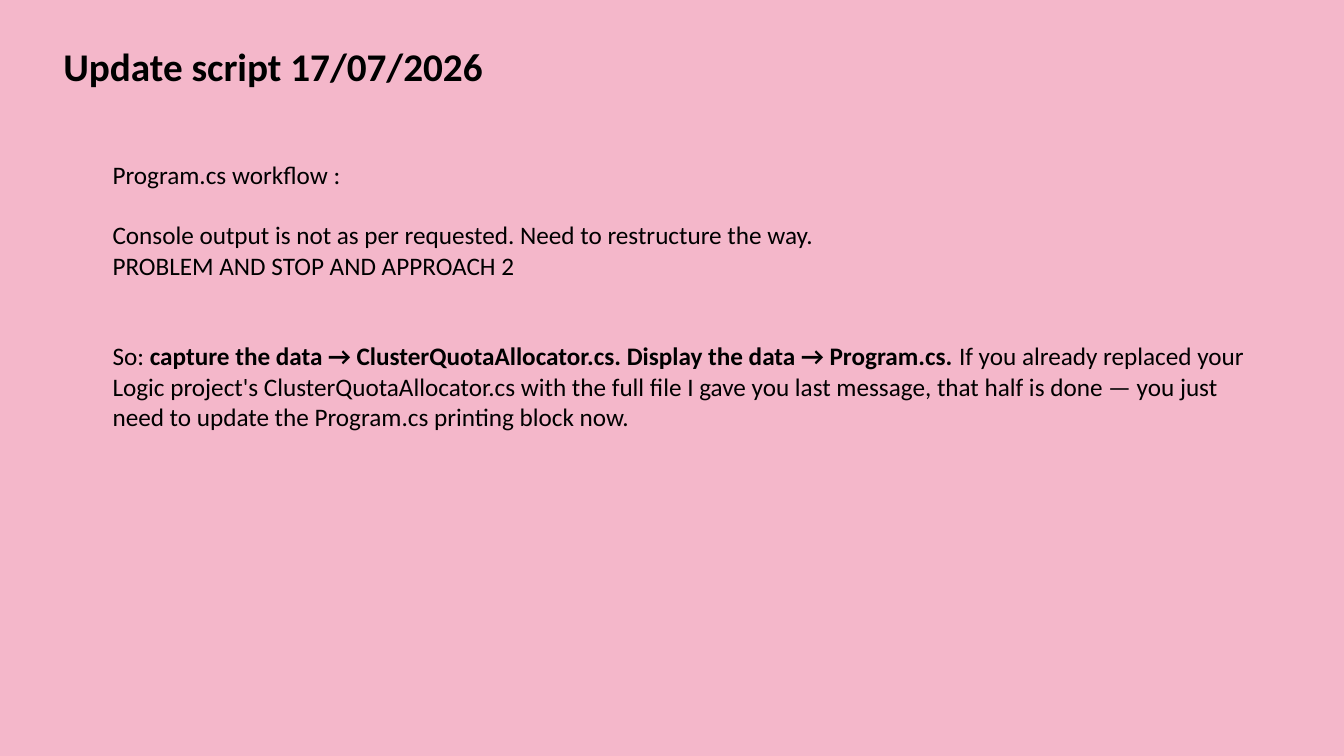
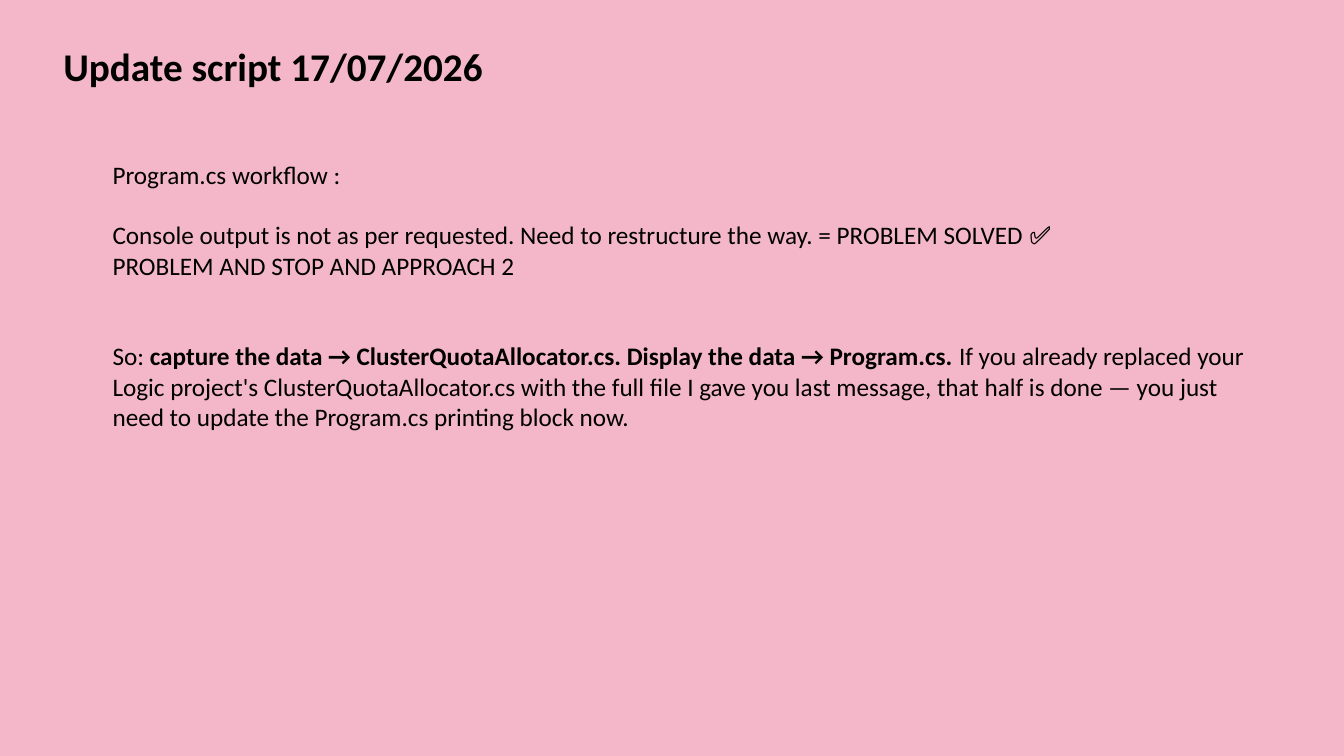
Before and after one commit to Syaziyah30/DeviceCluster, a slide deck: slide 35 of 1.training_model/supplementary/Device Identifier 20260717.pptx (slide 34 before the commit). Drawn at 1344x756 pixels with LibreOffice and Linux fonts; fonts in the diff are those of the drawing. Boxes give left, top, right and bottom in pixels: in the first picture for what was removed or moved away, otherwise in the second. Text is boxed around its words. In the diff, an @@ line names an element or a change of style, - is before the commit and + after.

```diff
--- a/1.training_model/supplementary/Device Identifier 20260717.pptx
+++ b/1.training_model/supplementary/Device Identifier 20260717.pptx
@@ text at <box>113,226,1023,248</box>: text changed @@
-Console output is not as per requested. Need to restructure the way.
+Console output is not as per requested. Need to restructure the way. = PROBLEM SOLVED ✅
```
Also in this commit, not shown: 17 other slides changed, 1 slide added, 2 other files.
